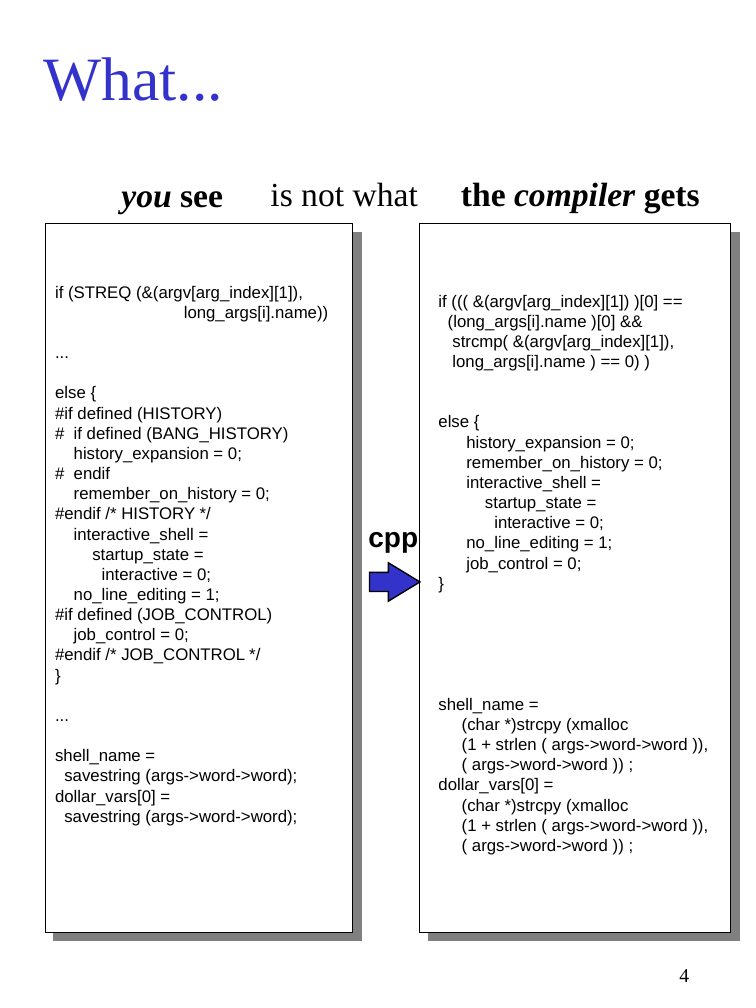
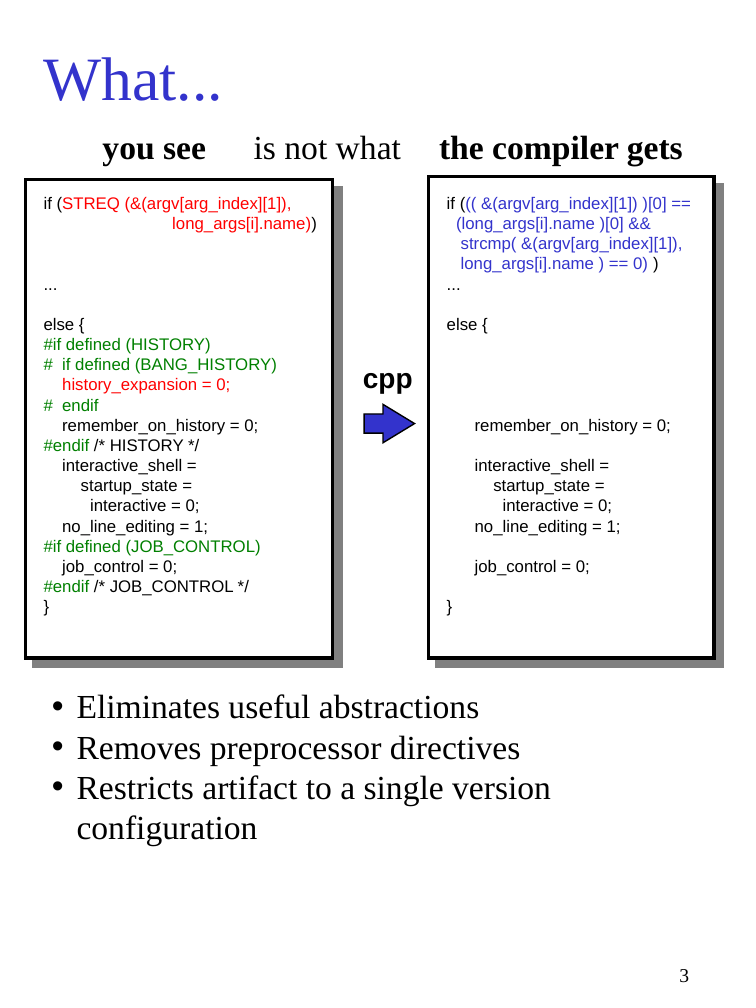
Before and after one commit to gjbadros/empirical_macros, a slide deck: slide 3 of cpp/paper/pcp3.ppt (slide 4 before the commit). Drawn at 756x1008 pixels with LibreOffice and Linux fonts; fonts in the diff are those of the drawing. Boxes give left, top, right and bottom in pixels: in the first picture for what was removed or moved away, otherwise in the second. Text is boxed around its words. In the diff, an @@ line names an element or a change of style, - is before the commit and + after.

```diff
--- a/cpp/paper/pcp3.ppt
+++ b/cpp/paper/pcp3.ppt
@@ text "you see": place and size @@
-text "you see" at [121,191,223,214]
+text "you see" at [102,143,206,165]
@@ text "you see" at [102,143,206,165]: italic off in "you" @@
@@ text "is not what": place and size @@
-text "is not what" at [270,182,418,207]
+text "is not what" at [254,135,401,160]
@@ text "the compiler gets": place and size @@
-text "the compiler gets" at [461,182,700,213]
+text "the compiler gets" at [439,135,683,165]
@@ text "the compiler gets" at [439,135,683,165]: italic off in "compiler" @@
@@ rectangle added at [25,179,333,658], fill #FFFFFF, outline #000000 2.24 pt @@
@@ rectangle added at [428,176,714,658], fill #FFFFFF, outline #000000 2.24 pt @@
@@ text "if (STREQ (&(argv[arg_index][1]),": place and size @@
-text "if (STREQ (&(argv[arg_index][1])," at [55,286,328,826]
+text "if (STREQ (&(argv[arg_index][1])," at [44,197,317,596]
@@ text "if (STREQ (&(argv[arg_index][1])," at [44,197,317,596]: vertical alignment middle to top @@
@@ text at [44,197,317,596]: text colour #000000 to #FF0000 in "(STREQ (&(argv[arg_index][1]),", "long_args[i].name))", "history_expansion = 0;"; text colour #000000 to #008000 in "#if defined (HISTORY)", "# if defined (BANG_HISTORY)", "# endif", "#endif" and 2 more places @@
@@ text "if ((( &(argv[arg_index][1]) )[0] ==" at [447,197,682,576]: vertical alignment middle to top @@
@@ text at [447,197,682,576]: paragraph added @@
+...
@@ text "if ((( &(argv[arg_index][1]) )[0] ==": place and size @@
-text "if ((( &(argv[arg_index][1]) )[0] ==" at [438,295,688,855]
+text "if ((( &(argv[arg_index][1]) )[0] ==" at [447,197,682,576]
@@ text at [447,197,682,273]: text colour #000000 to #3333CC in "((( &(argv[arg_index][1]) )[0] ==", "(long_args[i].name )[0] &&", "strcmp( &(argv[arg_index][1]),", "long_args[i].name ) == 0)" @@
@@ rectangle removed at [45,224,353,932] @@
@@ rectangle removed at [420,224,731,932] @@
@@ text "cpp": place and size @@
-text "cpp" at [368,532,418,552]
+text "cpp" at [363,373,413,393]
@@ right arrow: place and size @@
-right arrow at [370,562,420,601]
+right arrow at [364,404,414,443]
@@ right arrow at [364,404,414,443]: proportions changed @@
@@ text at [466,436,635,452]: paragraph removed @@
-history_expansion = 0;
@@ text added at [77,694,551,846], 24 pt, text #000000 @@
+• Eliminates useful abstractions
+• Removes preprocessor directives
+• Restricts artifact to a single version configuration
@@ text at [438,698,688,855]: paragraphs removed @@
-shell_name =
-(char *)strcpy (xmalloc
-(1 + strlen ( args->word->word )),
-( args->word->word )) ;
-dollar_vars[0] =
-(char *)strcpy (xmalloc
-(1 + strlen ( args->word->word )),
-( args->word->word )) ;
@@ text at [55,749,297,826]: paragraphs removed @@
-...
-shell_name =
-savestring (args->word->word);
-dollar_vars[0] =
-savestring (args->word->word);
@@ page number at [679,969,689,983]: text changed @@
-4
+3
```
Also in this commit, not shown: 12 other slides changed, 7 slides added, 12 slides removed.
